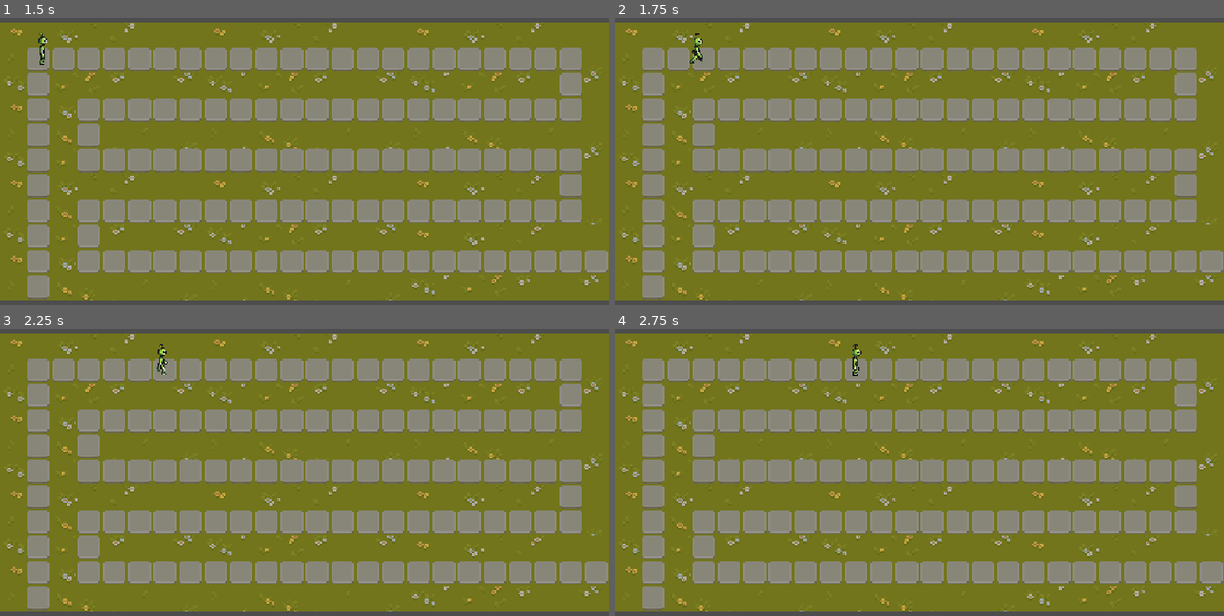
Above: before the commit, frames 1-4 (two rows, left to right).
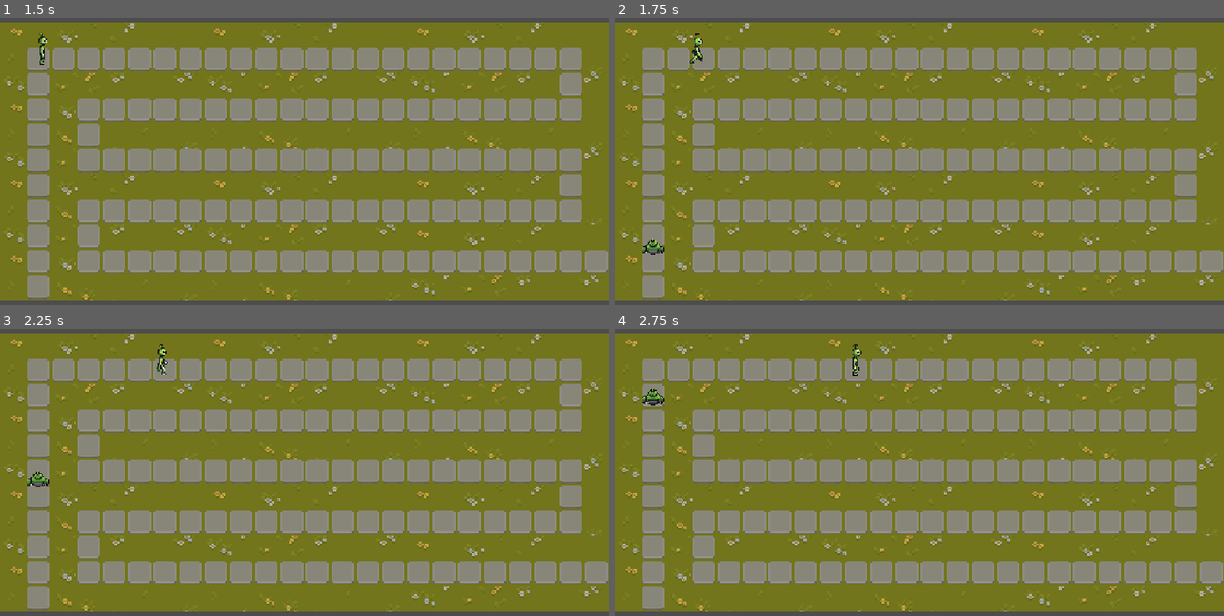
Above: after the commit, the same moments.

Repository: D4MC04/proyecto_dam2b
Game: Godot game, scene res://scenes/level.tscn
Two runs of this game, one before a commit and one after it. Both use one fixed random seed, a clock stepped at 60 frames per second and the inputs below. The project has no main scene, so this scene is started directly.
Inputs:
- Up to frame 1 (1.5 s): tap Enter at 0.5 s
- Up to frame 2 (1.75 s): no input
- Up to frame 3 (2.25 s): no input
- Up to frame 4 (2.75 s): no input

Frame 1 is identical in both runs. In frame 2, 0.1% of the frame differs, in the area x 4-9%, y 76-83%; in frame 3, 0.1%; in frame 4, 0.1%, in the area x 4-9%, y 20-27%.

Commit message:
Add alien ship enemy scene and spawn it in the level
- scenes/ship.tscn: AnimatedSprite2D with the 4 ship directions (reuses
  scripts/alien_animation.gd via the same walk_* animation names), scale 0.5,
  texture_filter Nearest, AnimationPlayer 'bob' (about 2px up/down, no AI cost)
- scripts/delayed_movement.gd: extends movement.gd, waits 'delay' seconds
  (hidden) before following the path; movement.gd stays untouched
- scenes/level.tscn: ShipFollow PathFollow2D on the same Path2D as the alien,
  1.5s behind
- Godot .import files for the ship sprites

Co-Authored-By: Claude Sonnet 5 <noreply@anthropic.com>

Diff:
--- a/scenes/level.tscn
+++ b/scenes/level.tscn
@@ -3,6 +3,8 @@
 [ext_resource type="PackedScene" uid="uid://b82xasxk0idp3" path="res://scenes/tilemap.tscn" id="1_map"]
 [ext_resource type="Script" uid="uid://d0x7r10k67uxu" path="res://scripts/movement.gd" id="2_move"]
 [ext_resource type="PackedScene" path="res://scenes/alien.tscn" id="3_alien"]
+[ext_resource type="Script" path="res://scripts/delayed_movement.gd" id="4_delay"]
+[ext_resource type="PackedScene" path="res://scenes/ship.tscn" id="5_ship"]
 
 [sub_resource type="Curve2D" id="Curve2D_level"]
 _data = {
@@ -31,3 +33,11 @@
 
 [node name="Alien" parent="Path2D/PathFollow2D" unique_id=1293357935 instance=ExtResource("3_alien")]
 scale = Vector2(0.5, 0.5)
+
+[node name="ShipFollow" type="PathFollow2D" parent="Path2D"]
+rotates = false
+loop = false
+script = ExtResource("4_delay")
+delay = 1.5
+
+[node name="Ship" parent="Path2D/ShipFollow" instance=ExtResource("5_ship")]
--- /dev/null
+++ b/scenes/ship.tscn
@@ -0,0 +1,79 @@
+[gd_scene format=3]
+
+[ext_resource type="Script" path="res://scripts/alien_animation.gd" id="script"]
+[ext_resource type="Texture2D" path="res://assets/sprites/aliens/ship/ship_south.png" id="south"]
+[ext_resource type="Texture2D" path="res://assets/sprites/aliens/ship/ship_north.png" id="north"]
+[ext_resource type="Texture2D" path="res://assets/sprites/aliens/ship/ship_east.png" id="east"]
+[ext_resource type="Texture2D" path="res://assets/sprites/aliens/ship/ship_west.png" id="west"]
+
+[sub_resource type="SpriteFrames" id="SpriteFrames_ship"]
+animations = [
+{
+"frames": [{
+"duration": 1.0,
+"texture": ExtResource("south")
+}],
+"loop": true,
+"name": &"walk_down",
+"speed": 5.0
+}, {
+"frames": [{
+"duration": 1.0,
+"texture": ExtResource("north")
+}],
+"loop": true,
+"name": &"walk_up",
+"speed": 5.0
+}, {
+"frames": [{
+"duration": 1.0,
+"texture": ExtResource("east")
+}],
+"loop": true,
+"name": &"walk_east",
+"speed": 5.0
+}, {
+"frames": [{
+"duration": 1.0,
+"texture": ExtResource("west")
+}],
+"loop": true,
+"name": &"walk_west",
+"speed": 5.0
+}
+]
+
+[sub_resource type="Animation" id="Animation_bob"]
+resource_name = "bob"
+length = 1.2
+loop_mode = 1
+tracks/0/type = "value"
+tracks/0/imported = false
+tracks/0/enabled = true
+tracks/0/path = NodePath(".:offset")
+tracks/0/interp = 2
+tracks/0/loop_wrap = true
+tracks/0/keys = {
+"times": PackedFloat32Array(0, 0.6, 1.2),
+"transitions": PackedFloat32Array(1, 1, 1),
+"update": 0,
+"values": [Vector2(0, 2), Vector2(0, -2), Vector2(0, 2)]
+}
+
+[sub_resource type="AnimationLibrary" id="AnimationLibrary_bob"]
+_data = {
+&"bob": SubResource("Animation_bob")
+}
+
+[node name="Ship" type="AnimatedSprite2D"]
+texture_filter = 1
+scale = Vector2(0.5, 0.5)
+sprite_frames = SubResource("SpriteFrames_ship")
+animation = &"walk_down"
+script = ExtResource("script")
+
+[node name="AnimationPlayer" type="AnimationPlayer" parent="."]
+libraries = {
+&"": SubResource("AnimationLibrary_bob")
+}
+autoplay = &"bob"
--- /dev/null
+++ b/scripts/delayed_movement.gd
@@ -0,0 +1,14 @@
+extends "res://scripts/movement.gd"
+
+@export var delay = 1.5
+
+func _ready():
+	visible = false
+
+func _process(delta):
+	if delay > 0.0:
+		delay -= delta
+		if delay <= 0.0:
+			visible = true
+		return
+	super(delta)
Not shown, added: assets/sprites/aliens/ship/ship_east.png.import
Not shown, added: assets/sprites/aliens/ship/ship_north.png.import
Not shown, added: assets/sprites/aliens/ship/ship_south.png.import
Not shown, added: assets/sprites/aliens/ship/ship_west.png.import
Not shown, added: scripts/delayed_movement.gd.uid
